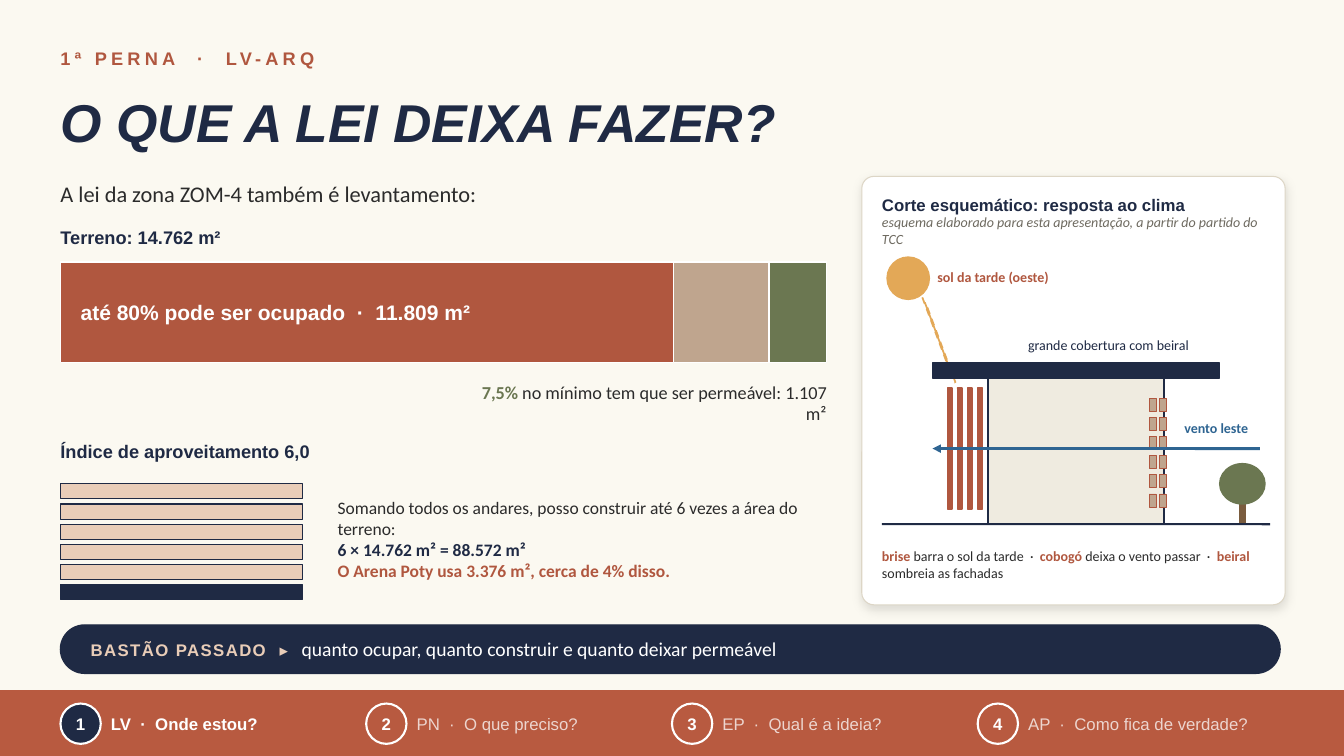
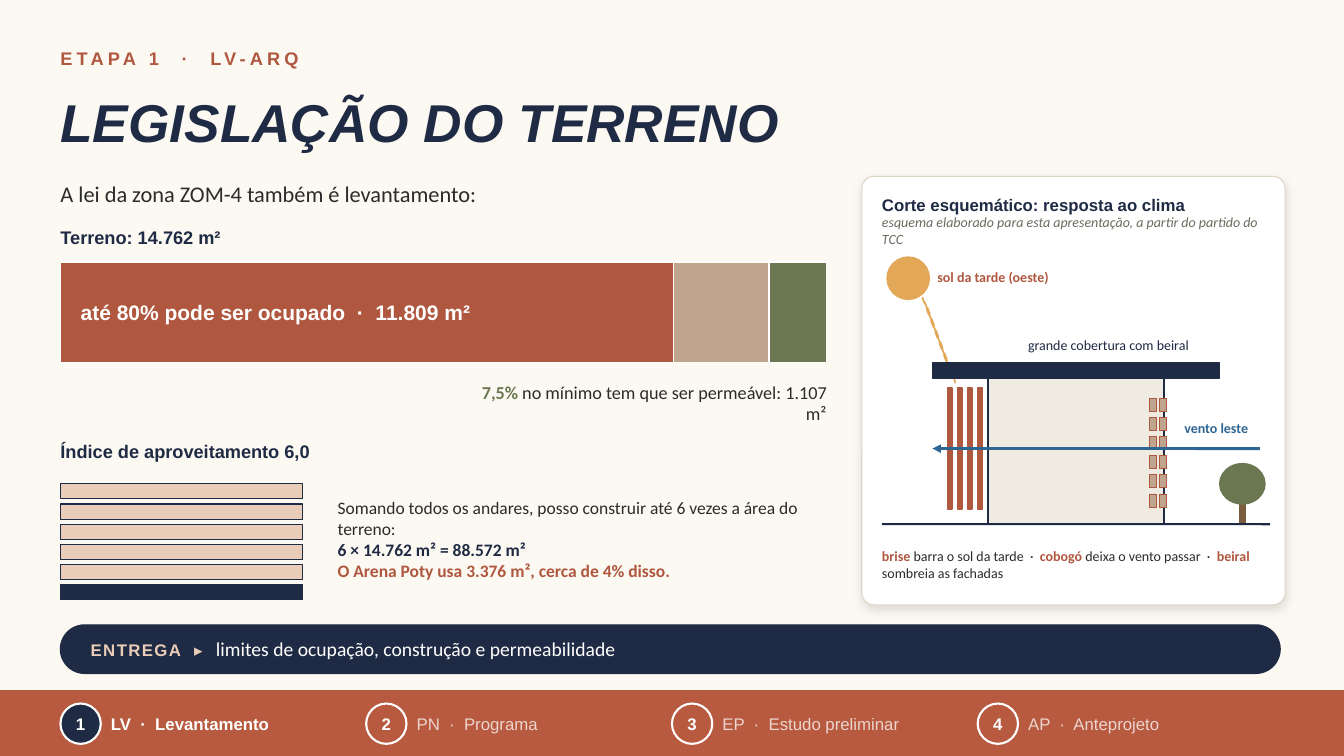
Before and after one commit to arqlais/slide, a slide deck: slide 6 of Claudio_Castro_de_Oliveira_Junior.pptx. Drawn at 1344x756 pixels with LibreOffice and Linux fonts; fonts in the diff are those of the drawing. Boxes give left, top, right and bottom in pixels: in the first picture for what was removed or moved away, otherwise in the second. Text is boxed around its words. In the diff, an @@ line names an element or a change of style, - is before the commit and + after.

```diff
--- a/Claudio_Castro_de_Oliveira_Junior.pptx
+++ b/Claudio_Castro_de_Oliveira_Junior.pptx
@@ text at (149, 52, 245, 65): text changed @@
-1ª PERNA · LV-ARQ
+ETAPA 1 · LV-ARQ
@@ text at (60, 100, 779, 153): text changed @@
-O QUE A LEI DEIXA FAZER?
+LEGISLAÇÃO DO TERRENO
@@ text at (91, 642, 615, 660): text changed @@
-BASTÃO PASSADO ▸ quanto ocupar, quanto construir e quanto deixar permeável
+ENTREGA ▸ limites de ocupação, construção e permeabilidade
@@ text at (111, 718, 269, 730): text changed @@
-LV · Onde estou?
+LV · Levantamento
@@ text at (417, 718, 538, 734): text changed @@
-PN · O que preciso?
+PN · Programa
@@ text at (722, 718, 899, 734): text changed @@
-EP · Qual é a ideia?
+EP · Estudo preliminar
@@ text at (1028, 718, 1159, 734): text changed @@
-AP · Como fica de verdade?
+AP · Anteprojeto
```
Also in this commit, not shown: 9 other slides changed, 3 other files.
